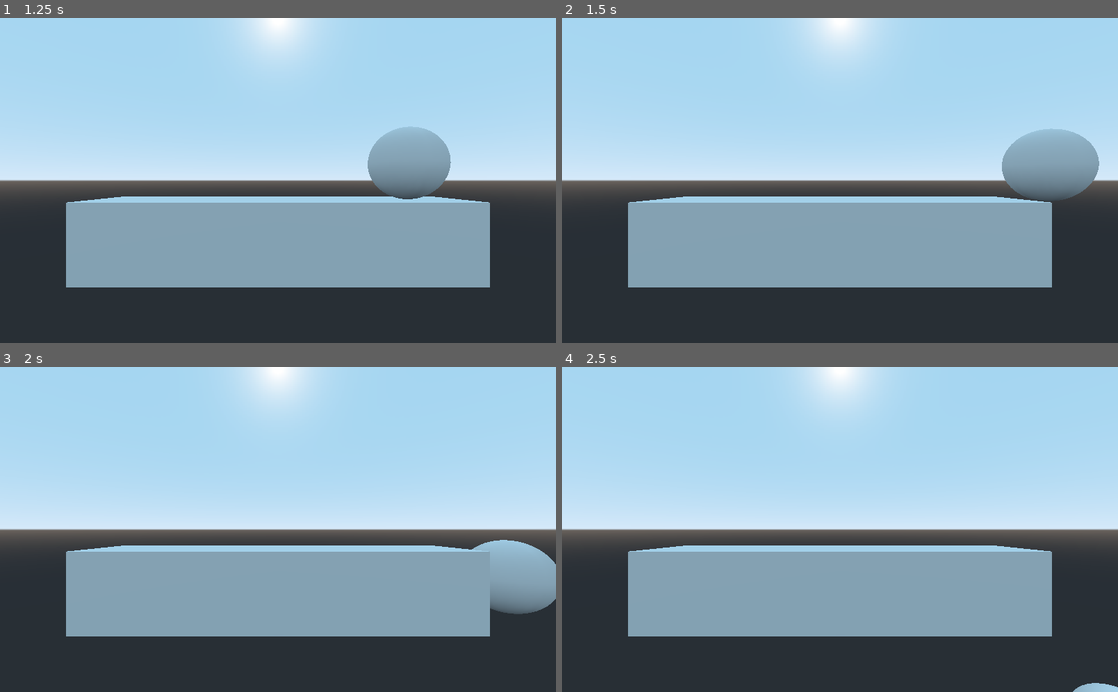
Above: before the commit, frames 1-4 (two rows, left to right).
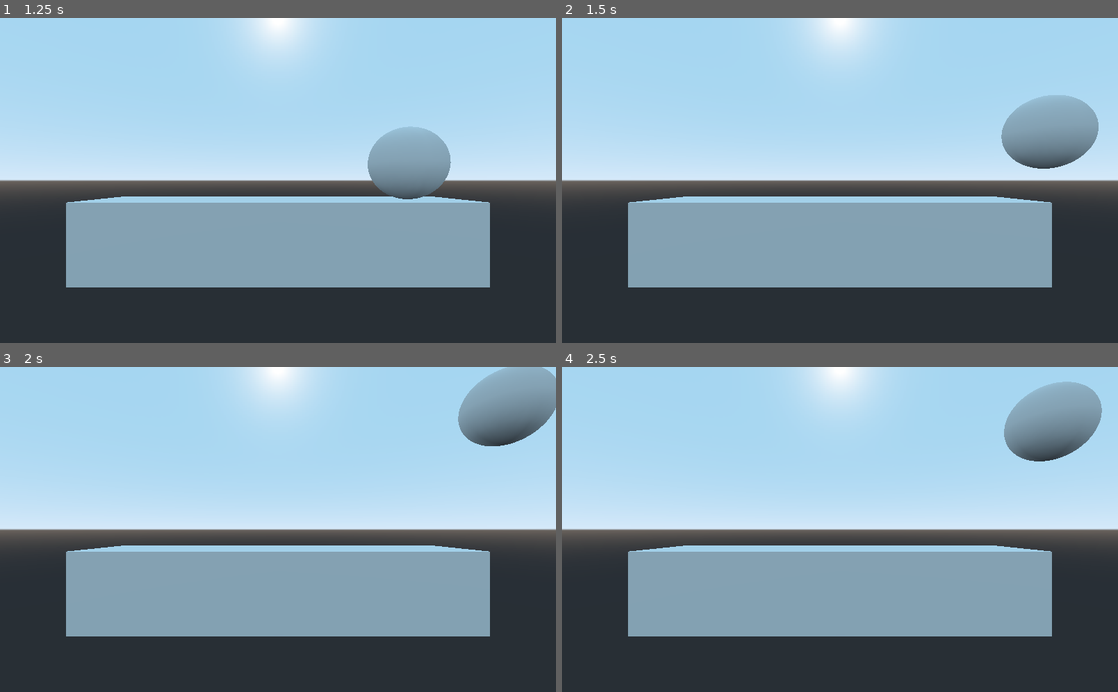
Above: after the commit, the same moments.

Repository: tomas7770/puzzle-ball
Game: Godot game, scene res://Scenes/TestScene.tscn
Two runs of this game, one before a commit and one after it. Both use one fixed random seed, a clock stepped at 60 frames per second and the inputs below.
Inputs:
- Up to frame 1 (1.25 s): hold Right (plr1_right) from 0.53 s (still down); hold Space (plr1_jump) from 0.53 s (still down)
- Up to frame 2 (1.5 s): release Right (plr1_right) at 1.28 s; release Space (plr1_jump) at 1.28 s; hold Left (plr1_left) from 1.28 s (still down); tap Space (plr1_jump) at 1.35 s
- Up to frame 3 (2 s): keep holding Left (plr1_left); tap Space (plr1_jump) at 1.52, 1.82 s
- Up to frame 4 (2.5 s): release Left (plr1_left) at 2.03 s; hold Right (plr1_right) from 2.03 s (still down); hold Space (plr1_jump) from 2.03 s (still down)

Frame 1 is identical in both runs. In frame 2, 4.8% of the frame differs, in the area x 79-97%, y 23-56%; in frame 3, 5.8%, in the area x 82-100%, y 0-77%; in frame 4, 3.4%.

Commit message:
Add player jumping

Diff:
--- a/Scenes/PlayerBall/PlayerBall.gd
+++ b/Scenes/PlayerBall/PlayerBall.gd
@@ -1,9 +1,26 @@
 extends RigidBody
+
+onready var jump_ray_casts = $JumpRayCasts
 
 var acceleration = 20
 var max_speed = 10
+var jump_force = 8
+var max_slope_angle = 45
+
+func _ready():
+	# To prevent raycasts from being affected by ball rotation;
+	# Their position will be updated manually each physics frame
+	jump_ray_casts.set_as_toplevel(true)
+
+	for ray_cast in jump_ray_casts.get_children():
+		ray_cast.add_exception(self)
+
+func _input(event):
+	if event.is_action_pressed("plr1_jump"):
+		_try_jump()
 
 func _physics_process(delta):
+	_update_raycast_positions()
 	angular_damp = -1
 	if Input.is_action_pressed("plr1_left"):
 		_apply_movement_force(-1, delta)
@@ -12,8 +29,22 @@
 	else:
 		angular_damp = 15
 
+func _update_raycast_positions():
+	jump_ray_casts.translation = translation
+
 func _apply_movement_force(dir, delta):
 	# Hacky condition to limit velocity only for player-controlled movement
 	if abs(linear_velocity.x) < max_speed:
 		var real_accel = sign(dir)*min(acceleration, (max_speed - abs(linear_velocity.x))/delta)
 		add_central_force(Vector3(real_accel, 0, 0))
+
+func _is_on_floor():
+	for ray_cast in jump_ray_casts.get_children():
+		if ray_cast.is_colliding() \
+		and ray_cast.get_collision_normal().angle_to(Vector3.UP) <= deg2rad(max_slope_angle):
+			return true
+	return false
+
+func _try_jump():
+	if _is_on_floor():
+		apply_central_impulse(Vector3(0, jump_force, 0))
--- a/Scenes/PlayerBall/PlayerBall.tscn
+++ b/Scenes/PlayerBall/PlayerBall.tscn
@@ -15,3 +15,16 @@
 
 [node name="MeshInstance" type="MeshInstance" parent="."]
 mesh = SubResource( 2 )
+
+[node name="JumpRayCasts" type="Spatial" parent="."]
+
+[node name="RayCast" type="RayCast" parent="JumpRayCasts"]
+enabled = true
+
+[node name="RayCast2" type="RayCast" parent="JumpRayCasts"]
+transform = Transform( 1, 0, 0, 0, 1, 0, 0, 0, 1, 0.5, 0, 0 )
+enabled = true
+
+[node name="RayCast3" type="RayCast" parent="JumpRayCasts"]
+transform = Transform( 1, 0, 0, 0, 1, 0, 0, 0, 1, -0.5, 0, 0 )
+enabled = true
